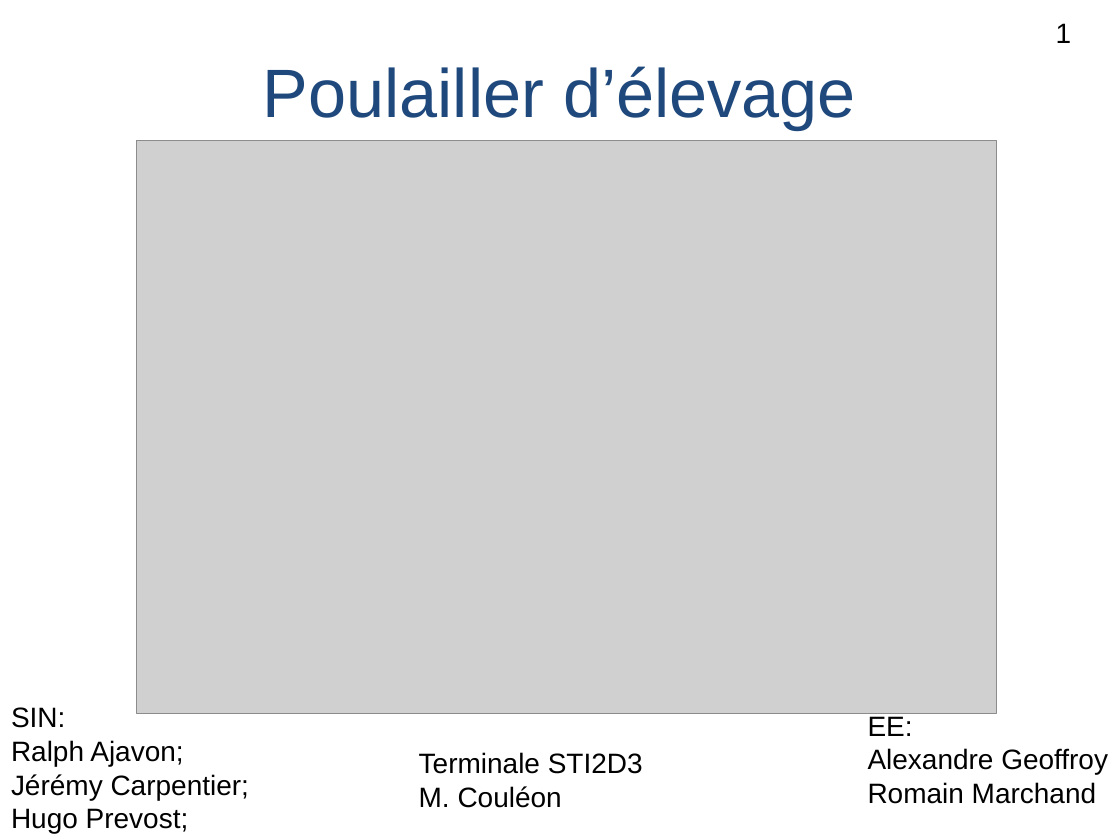
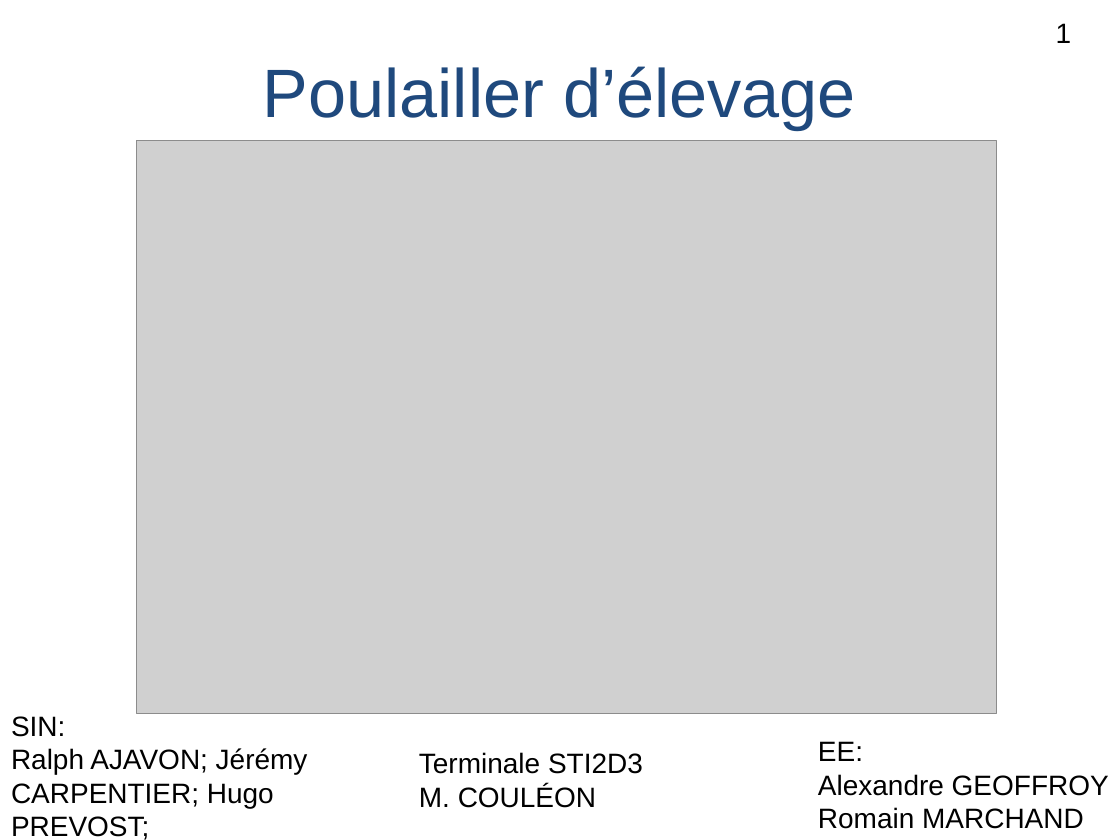
Before and after one commit to lesliesam96/Projet-STI2D, a slide deck: slide 1 of Ralph/Diapo Poulailler (1).ppt. Drawn at 1120x840 pixels with LibreOffice and Linux fonts; fonts in the diff are those of the drawing; grey boxes stand for pictures; background and template pictures are left out. Boxes give left, top, right and bottom in pixels: in the first picture for what was removed or moved away, otherwise in the second. Text is boxed around its words. In the diff, an @@ line names an element or a change of style, - is before the commit and + after.

```diff
--- a/Ralph/Diapo Poulailler (1).ppt
+++ b/Ralph/Diapo Poulailler (1).ppt
@@ text "SIN:": place and size @@
-text "SIN:" at bbox=[11, 707, 249, 833]
+text "SIN:" at bbox=[11, 716, 308, 840]
@@ text at bbox=[11, 748, 308, 840]: text changed @@
-Ralph Ajavon; Jérémy Carpentier; Hugo Prevost;
+Ralph AJAVON; Jérémy CARPENTIER; Hugo PREVOST;
@@ text "EE:": place and size @@
-text "EE:" at bbox=[868, 716, 1108, 804]
+text "EE:" at bbox=[818, 741, 1109, 829]
@@ text at bbox=[818, 774, 1109, 829]: text changed @@
-Alexandre Geoffroy
-Romain Marchand
+Alexandre GEOFFROY
+Romain MARCHAND
@@ text at bbox=[419, 785, 596, 808]: text changed @@
-M. Couléon
+M. COULÉON
```
Also in this commit, not shown: 4 other slides changed, 2 slides added, 3 slides removed.
